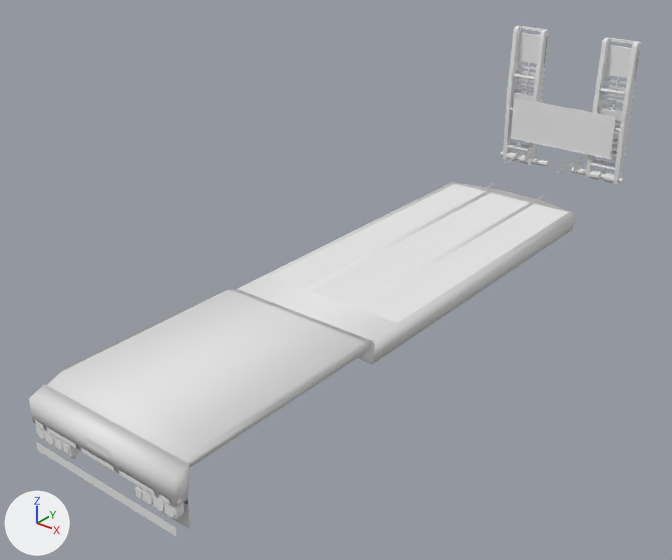
Before and after pictures for a commit that changed the OBJ model Meshes/Trailer_Prancha/Trailer Prancha body_phys.obj.
Rendered twice from a 50 mm camera at (334.0, -731.0, 267.0) aimed at (-18.0, -291.0, -6.0). The axes (+X, +Y, +Z) are drawn at lower left. The lights are the same throughout. The older version comes first. Where no turn or scale is listed for an object, it has been applied to the vertices.

Objects in the first picture: 'body_phys.007_body_phys.006', 'body_stickers_piece_5', 'floor_piece_4.224', 'ramp_piece_4.226', 'ramp_sign_piece_4.520'.
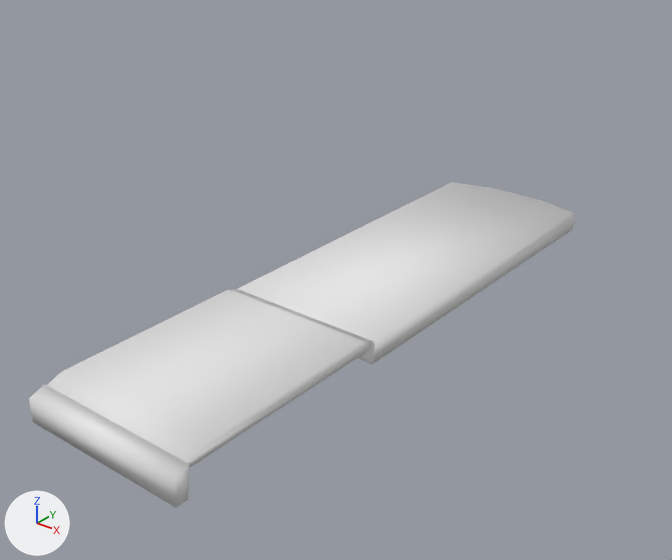
Pixel boxes [x1, y1, x2, y2] of what changed, in the pictures (672 x 560 px):
'floor_piece_4.224', deleted: before [35, 184, 569, 536]
'ramp_piece_4.226', deleted: before [501, 26, 641, 184]
'ramp_sign_piece_4.520', deleted: before [510, 98, 616, 159]
'body_stickers_piece_5', deleted: before [35, 146, 584, 505]

The change, as a list of edits to the scene's bpy script:
```text
Remove ob_body_stickers_piece_5:
    ob_body_stickers_piece_5 = bpy.data.objects.new('body_stickers_piece_5', me_body_stickers_piece_5)
    ob_body_stickers_piece_5.location = (0.0, 0.0, 0.0)
Remove ob_floor_piece_4_224:
    ob_floor_piece_4_224 = bpy.data.objects.new('floor_piece_4.224', me_floor_piece_4_224)
    ob_floor_piece_4_224.location = (0.0, 0.0, 0.0)
Remove ob_ramp_piece_4_226:
    ob_ramp_piece_4_226 = bpy.data.objects.new('ramp_piece_4.226', me_ramp_piece_4_226)
    ob_ramp_piece_4_226.location = (0.0, 0.0, 0.0)
Remove ob_ramp_sign_piece_4_520:
    ob_ramp_sign_piece_4_520 = bpy.data.objects.new('ramp_sign_piece_4.520', me_ramp_sign_piece_4_520)
    ob_ramp_sign_piece_4_520.location = (0.0, 0.0, 0.0)
```
